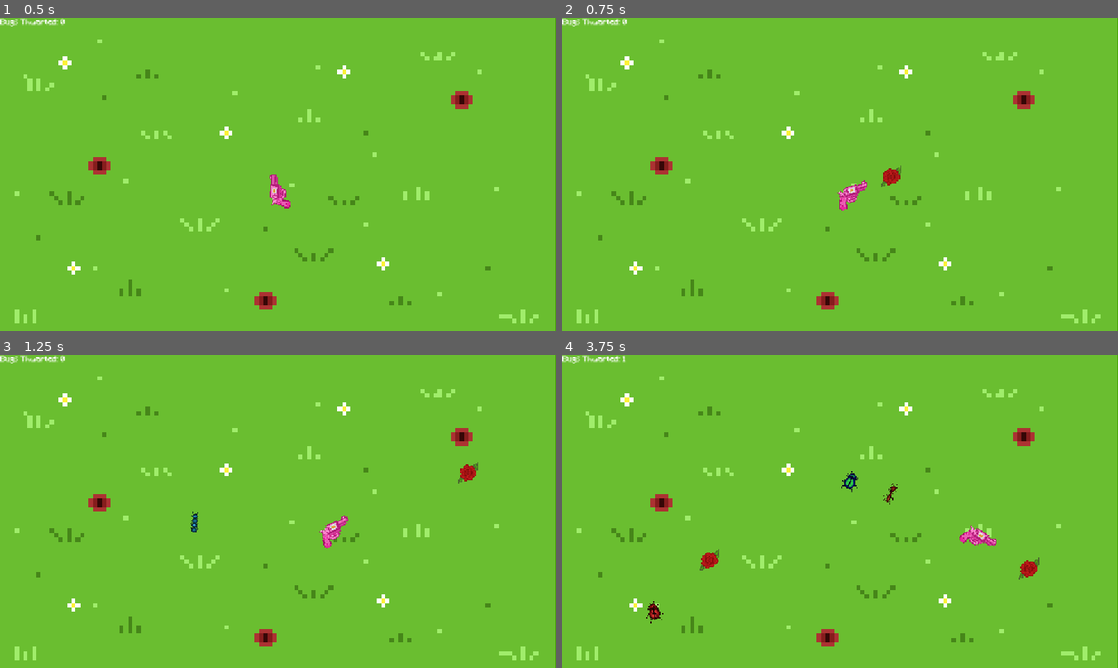
Above: before the commit, frames 1-4 (two rows, left to right).
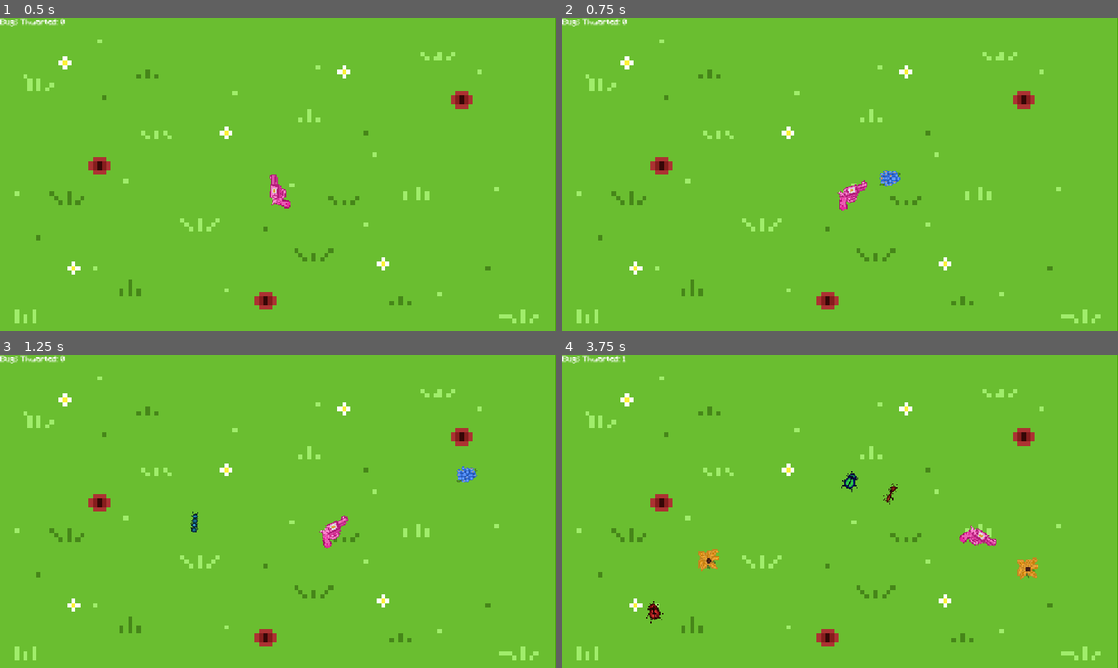
Above: after the commit, the same moments.

Repository: kazziecore/flower-shooter-game
Game: Godot game, scene res://scenes/game.tscn
Two runs of this game, one before a commit and one after it. Both use one fixed random seed, a clock stepped at 60 frames per second and the inputs below.
Inputs (mouse positions are in pixels of both pictures, inside the frame that each line leads up to):
- Up to frame 1 (0.5 s): no input
- Up to frame 2 (0.75 s): tap Enter at 0.5 s; move the mouse to (962, 158) at 0.52 s; hold D (right) from 0.53 s (still down); click (962, 158) at 0.6 s
- Up to frame 3 (1.25 s): keep holding D (right)
- Up to frame 4 (3.75 s): move the mouse to (728, 527) at 1.27 s; release D (right) at 1.28 s; hold S (down) 1.28-2.03 s; click (728, 527) at 1.35 s; move the mouse to (895, 442) at 2.02 s; hold D (right) 2.03-2.78 s; click (895, 442) at 2.1 s; move the mouse to (812, 574) at 2.77 s; hold W (up) 2.78-3.53 s; click (812, 574) at 2.85 s; move the mouse to (1006, 558) at 3.52 s; hold A (left) from 3.53 s (still down); click (1006, 558) at 3.6 s

Frame 1 is identical in both runs. In frame 2, 0.2% of the frame differs, in the area x 57-61%, y 47-54%; in frame 3, 0.2%; in frame 4, 0.4%, in the area x 24-86%, y 62-72%.

Commit message:
random bullet sprites added

Diff:
--- a/flower-shooter-game/scenes/bullet.tscn
+++ b/flower-shooter-game/scenes/bullet.tscn
@@ -1,7 +1,8 @@
-[gd_scene load_steps=4 format=3 uid="uid://bbby0jtq1jnpw"]
+[gd_scene load_steps=5 format=3 uid="uid://bbby0jtq1jnpw"]
 
 [ext_resource type="Script" uid="uid://lmg4xnshpyf5" path="res://scripts/bullet.gd" id="1_y25gk"]
-[ext_resource type="Texture2D" uid="uid://bpemaxnmlifxg" path="res://assets/Flower Bullets-export.png" id="2_l5glv"]
+[ext_resource type="Texture2D" uid="uid://c4mcqqmsv5dpg" path="res://assets/FlowerSheet.png" id="2_l5glv"]
+[ext_resource type="Script" uid="uid://ccvuadsjn1dr0" path="res://scenes/randombullet.gd" id="3_eoqba"]
 
 [sub_resource type="CircleShape2D" id="CircleShape2D_eoqba"]
 radius = 7.60626
@@ -19,6 +20,7 @@
 texture = ExtResource("2_l5glv")
 region_enabled = true
 region_rect = Rect2(-0.930977, -1.1273, 32.5573, 32.7967)
+script = ExtResource("3_eoqba")
 
 [node name="Timer" type="Timer" parent="."]
 one_shot = true
--- /dev/null
+++ b/flower-shooter-game/scenes/randombullet.gd
@@ -0,0 +1,7 @@
+extends Sprite2D
+
+var frames = texture.get_width() / region_rect.size.x
+
+func _ready():
+	var random_index = randi_range(0, frames - 1)
+	region_rect.position.x = random_index * region_rect.size.x
Binary file added: flower-shooter-game/assets/FlowerSheet.png
Not shown, added: flower-shooter-game/assets/FlowerSheet.png.import
Not shown, added: flower-shooter-game/scenes/randombullet.gd.uid
